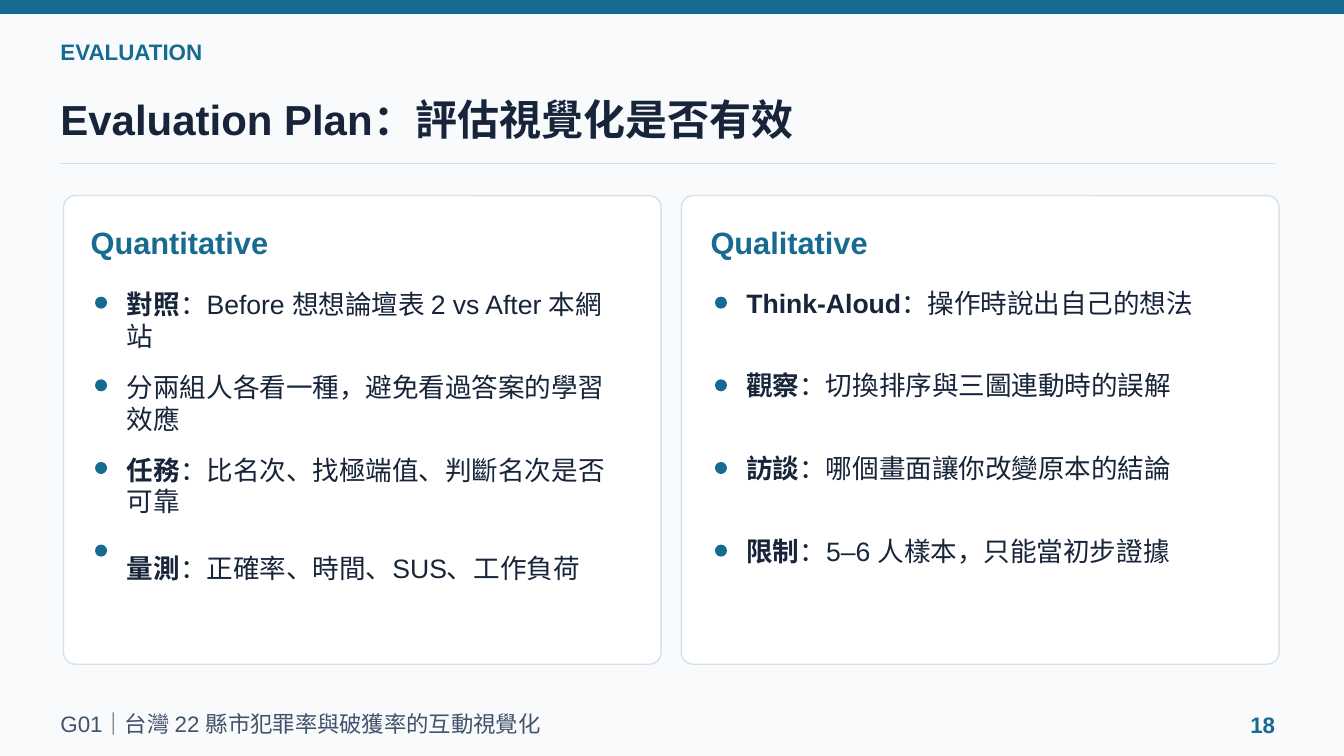
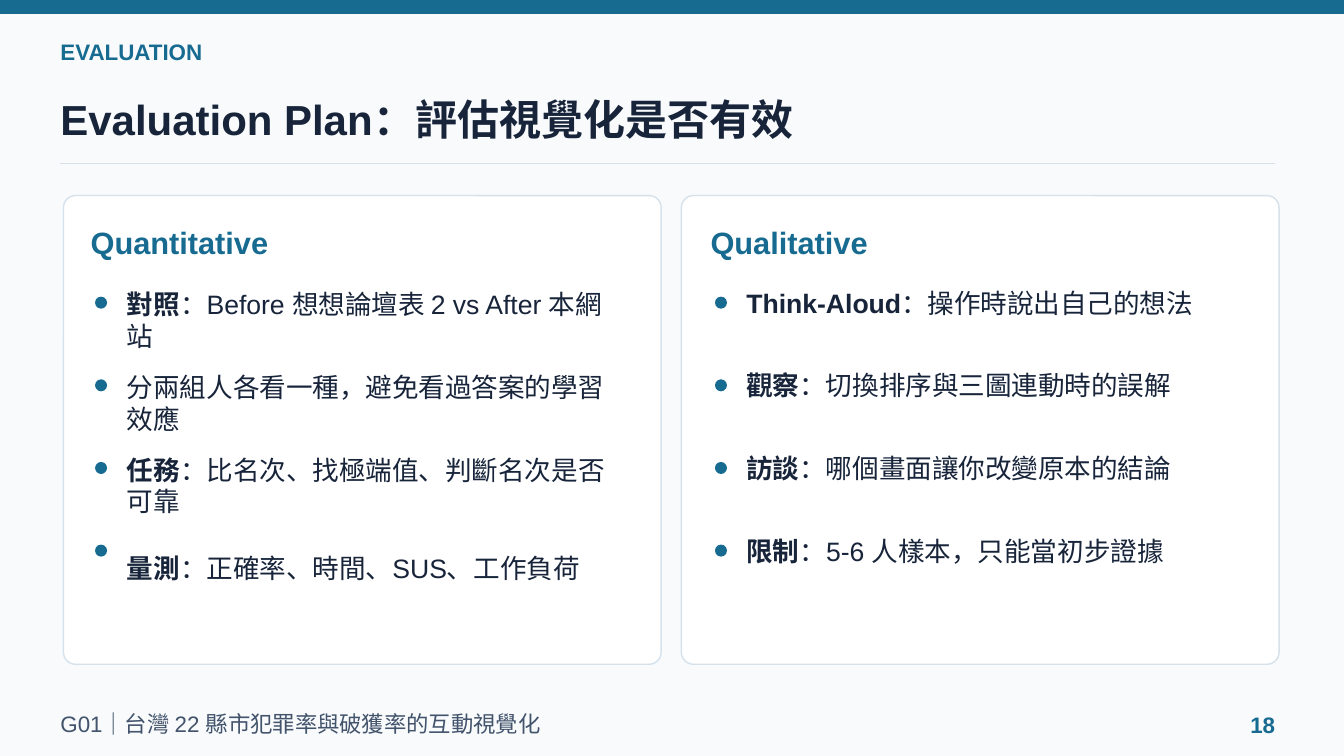
Before and after one commit to powerkaifu/taiwan-crime-rate-vis, a slide deck: slide 18 of docs/VIS_Final_Proposal_G01.pptx. Drawn at 1344x756 pixels with LibreOffice and Linux fonts; fonts in the diff are those of the drawing. Boxes give left, top, right and bottom in pixels: in the first picture for what was removed or moved away, otherwise in the second. Text is boxed around its words. In the diff, an @@ line names an element or a change of style, - is before the commit and + after.

```diff
--- a/docs/VIS_Final_Proposal_G01.pptx
+++ b/docs/VIS_Final_Proposal_G01.pptx
@@ text at (746, 538, 1164, 564): text changed @@
-限制：5–6 人樣本，只能當初步證據
+限制：5-6 人樣本，只能當初步證據
```
Also in this commit, not shown: 3 other slides changed, 1 other file.
